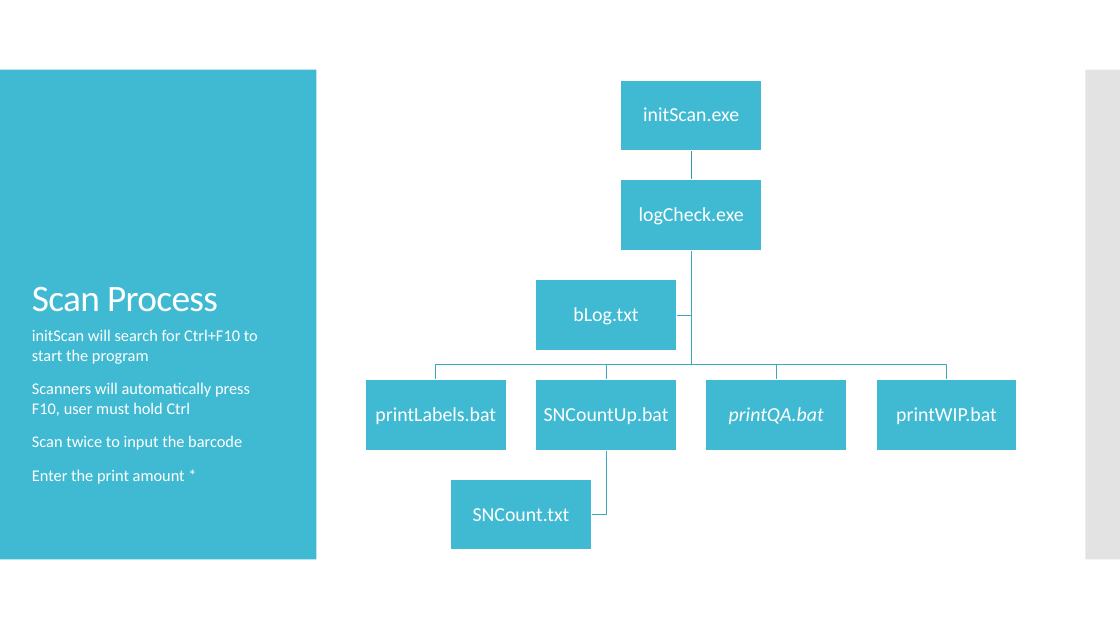
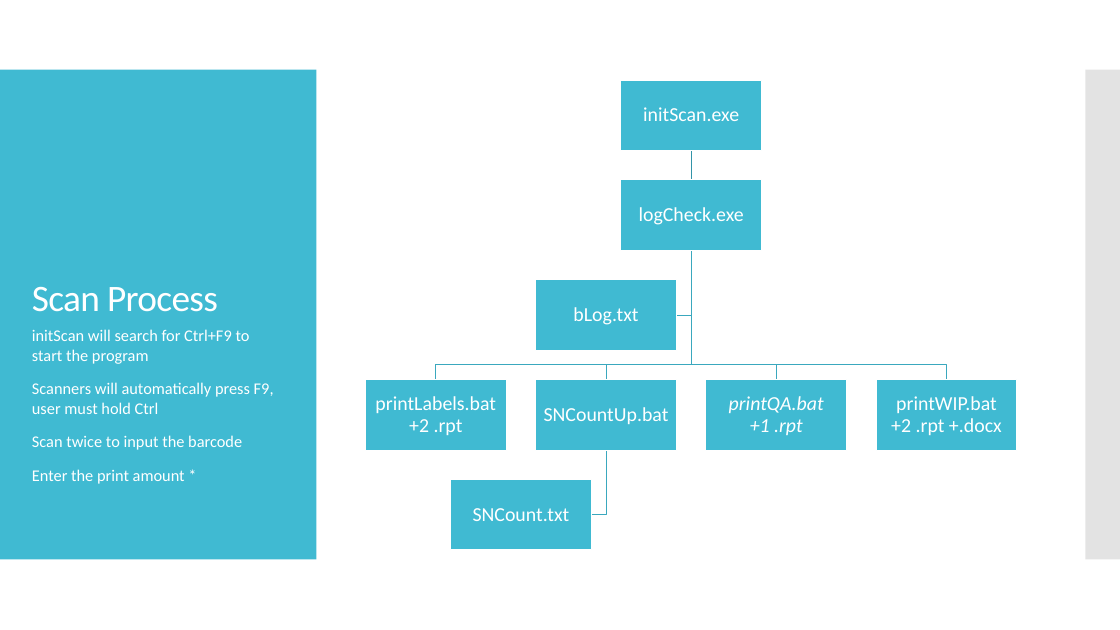
Before and after one commit to pixustechnologies/labelSerialNumberProject, a slide deck: slide 7 of LabelSerialNumberChangeProposal.pptx. Drawn at 1120x630 pixels with LibreOffice and Linux fonts; fonts in the diff are those of the drawing. Boxes give left, top, right and bottom in pixels: in the first picture for what was removed or moved away, otherwise in the second. Text is boxed around its words. In the diff, an @@ line names an element or a change of style, - is before the commit and + after.

```diff
--- a/LabelSerialNumberChangeProposal.pptx
+++ b/LabelSerialNumberChangeProposal.pptx
@@ text at (32, 329, 274, 414): text changed @@
-initScan will search for Ctrl+F10 to start the program
-Scanners will automatically press F10, user must hold Ctrl
+initScan will search for Ctrl+F9 to start the program
+Scanners will automatically press F9, user must hold Ctrl
@@ text at (375, 396, 496, 435): text changed @@
-printLabels.bat
+printLabels.bat
++2 .rpt
@@ text at (729, 396, 824, 435): text changed @@
-printQA.bat
+printQA.bat
++1 .rpt
@@ text at (891, 396, 1002, 435): text changed @@
-printWIP.bat
+printWIP.bat
++2 .rpt +.docx
```
Also in this commit, not shown: 9 other slides changed, 4 slides added, 12 other files.
